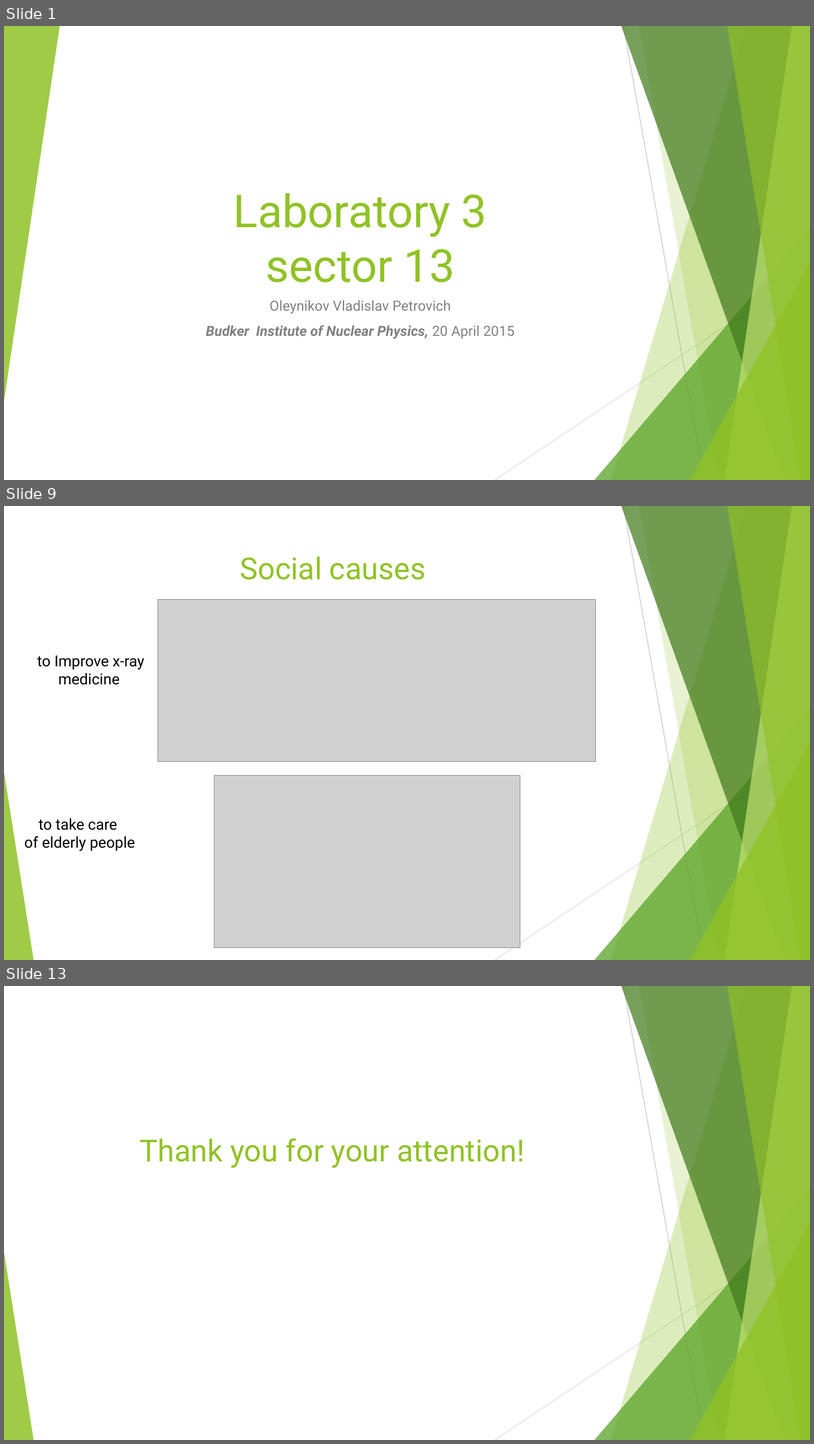
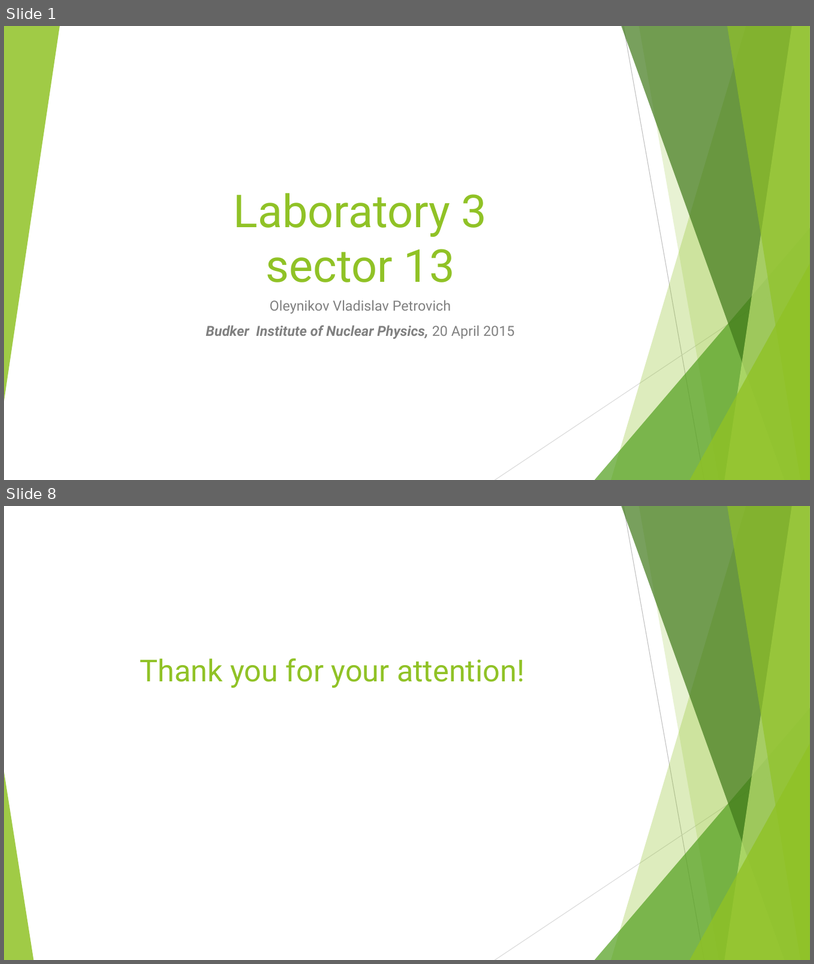
Before and after one commit to Vlad-ole/Presentations, a slide deck: My_laboratory/My_laboratory.pptx. Shown one above the other, each under a label of ours: slides 1, 9 and 13 before the commit, slides 1 and 8 after it; the slides between them are not shown. The pictures are 814x1444 and 814x964 pixels, drawn with LibreOffice and Linux fonts; fonts in the diff are those of the drawing; grey boxes stand for pictures. Boxes give left, top, right and bottom in pixels: in the first picture for what was removed or moved away, otherwise in the second. Text is boxed around its words. In the diff, an @@ line names an element or a change of style, - is before the commit and + after.

```diff
--- a/My_laboratory/My_laboratory.pptx
+++ b/My_laboratory/My_laboratory.pptx
@@ slide 9 removed at <box>4,506,810,960</box>, background #FFFFFF; not listed: 10 template elements that a slide beside it also shows @@
@@ title removed at <box>240,556,426,580</box> @@
-Social causes
@@ picture removed at <box>158,599,596,761</box> @@
@@ text removed at <box>37,655,144,685</box> @@
-to Improve x-ray medicine
@@ picture removed at <box>215,775,521,948</box> @@
@@ text removed at <box>24,818,135,851</box> @@
-to take care
-of elderly people
@@ what was slide 13 is now slide 8 @@
```
Also in this commit, not shown: 3 slides changed, 3 slides added, 7 other slides removed, 2 other files.
